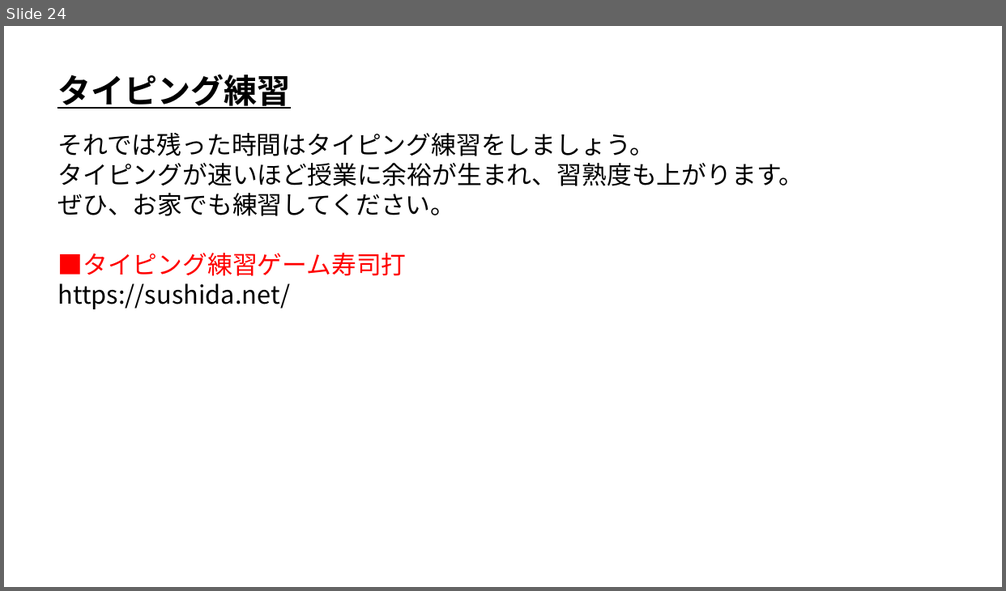
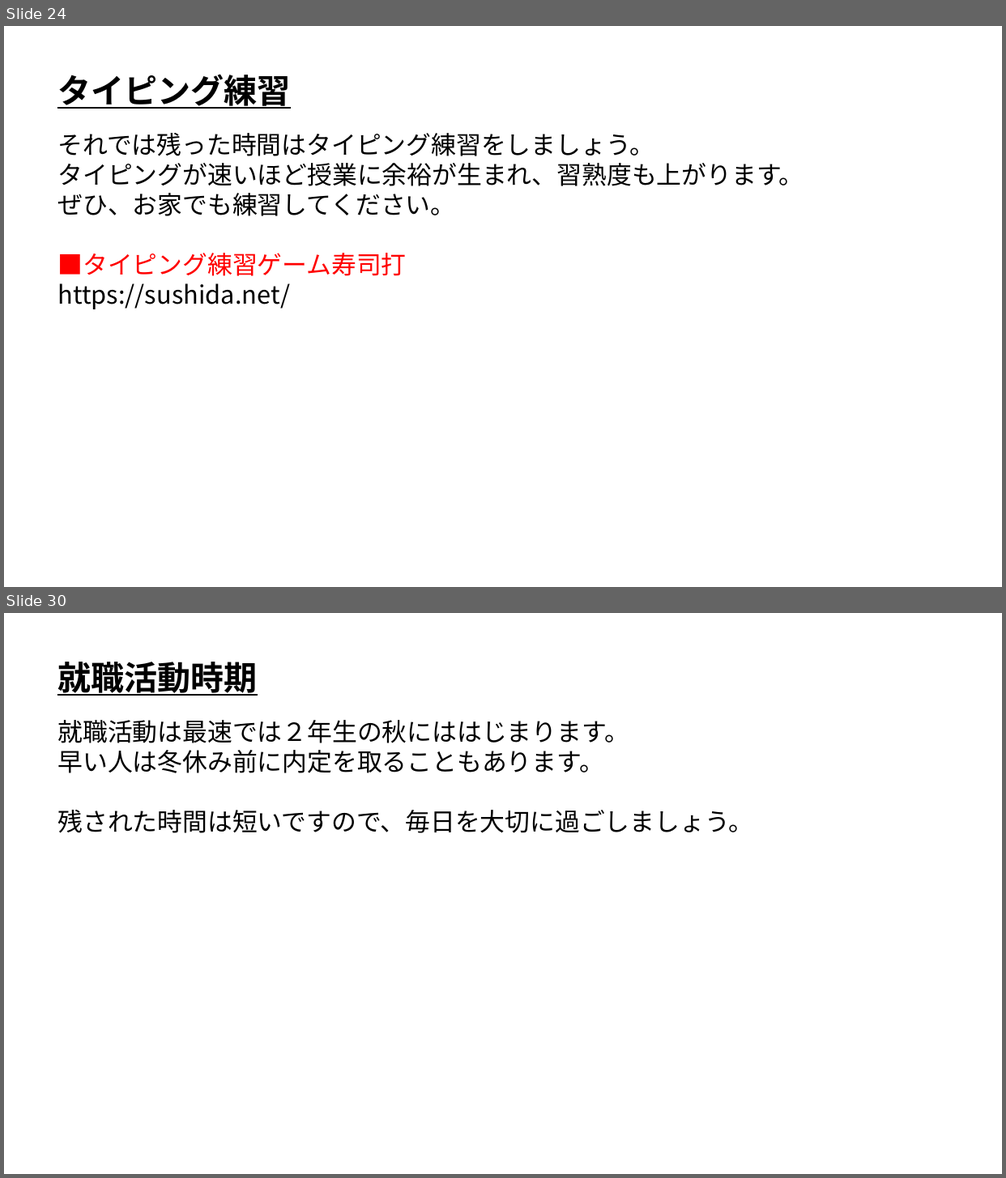
Before and after one commit to ArakiYusuke-Ohara/Textbook, a slide deck: その他/新入生ガイダンス/00_はじめに.pptx. Shown one above the other, each under a label of ours: slide 24 before the commit, slides 24 and 30 after it; the slides between them are not shown. The pictures are 1006x591 and 1006x1178 pixels, drawn with LibreOffice and Linux fonts; fonts in the diff are those of the drawing. Boxes give left, top, right and bottom in pixels: in the first picture for what was removed or moved away, otherwise in the second. Text is boxed around its words. In the diff, an @@ line names an element or a change of style, - is before the commit and + after.

Commit message:
はじめにを修正

```diff
--- a/その他/新入生ガイダンス/00_はじめに.pptx
+++ b/その他/新入生ガイダンス/00_はじめに.pptx
@@ slide 30 added at box(4, 613, 1002, 1174), background #FFFFFF @@
@@ text added at box(57, 662, 257, 696), 32 pt, text #000000, bold, underline @@
+就職活動時期
@@ text added at box(57, 720, 752, 833), 24 pt, text #000000 @@
+就職活動は最速では２年生の秋にははじまります。
+早い人は冬休み前に内定を取ることもあります。
+残された時間は短いですので、毎日を大切に過ごしましょう。
```
Also in this commit, not shown: 2 slides changed, 5 other slides added.
